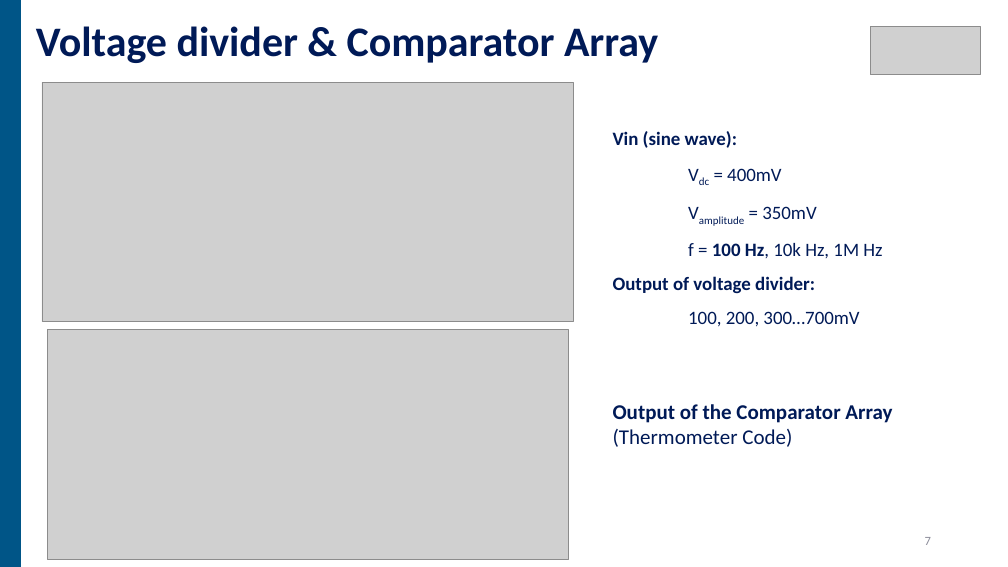
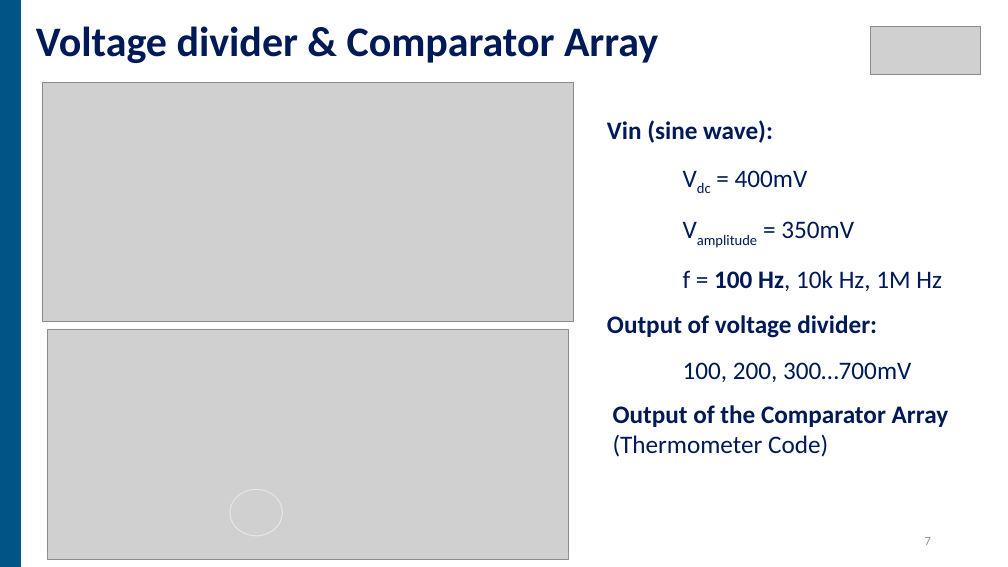
Before and after one commit to jhyang13/Duke-ECE532, a slide deck: slide 8 of Presentation/Final Project Presentation Bingyu-Jiahui 3.pptx. Drawn at 1008x567 pixels with LibreOffice and Linux fonts; fonts in the diff are those of the drawing; grey boxes stand for pictures. Boxes give left, top, right and bottom in pixels: in the first picture for what was removed or moved away, otherwise in the second. Text is boxed around its words. In the diff, an @@ line names an element or a change of style, - is before the commit and + after.

```diff
--- a/Presentation/Final Project Presentation Bingyu-Jiahui 3.pptx
+++ b/Presentation/Final Project Presentation Bingyu-Jiahui 3.pptx
@@ text "Vin (sine wave):": place and size @@
-text "Vin (sine wave):" at (613,131,882,327)
+text "Vin (sine wave):" at (607,120,942,382)
@@ text "Vin (sine wave):" at (607,120,942,382): size 18 to 24 pt @@
@@ text "Output of the Comparator Array" at (613,405,949,457): size 20 to 24 pt @@
@@ ellipse added at (230,489,282,536), outline #E2E6ED 1 pt @@
```
Also in this commit, not shown: 4 other slides changed, 1 slide added, 2 slides removed.
